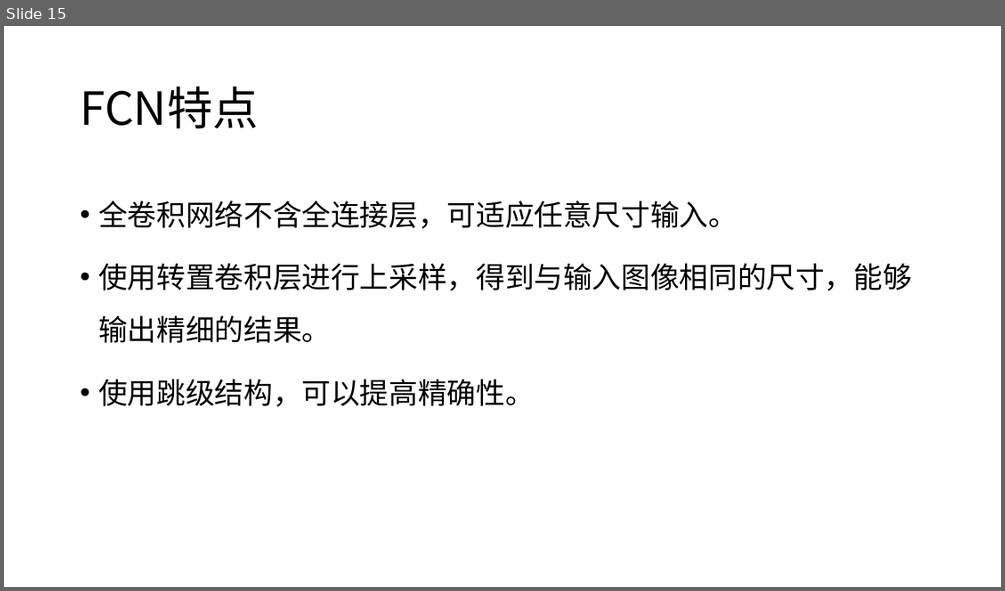
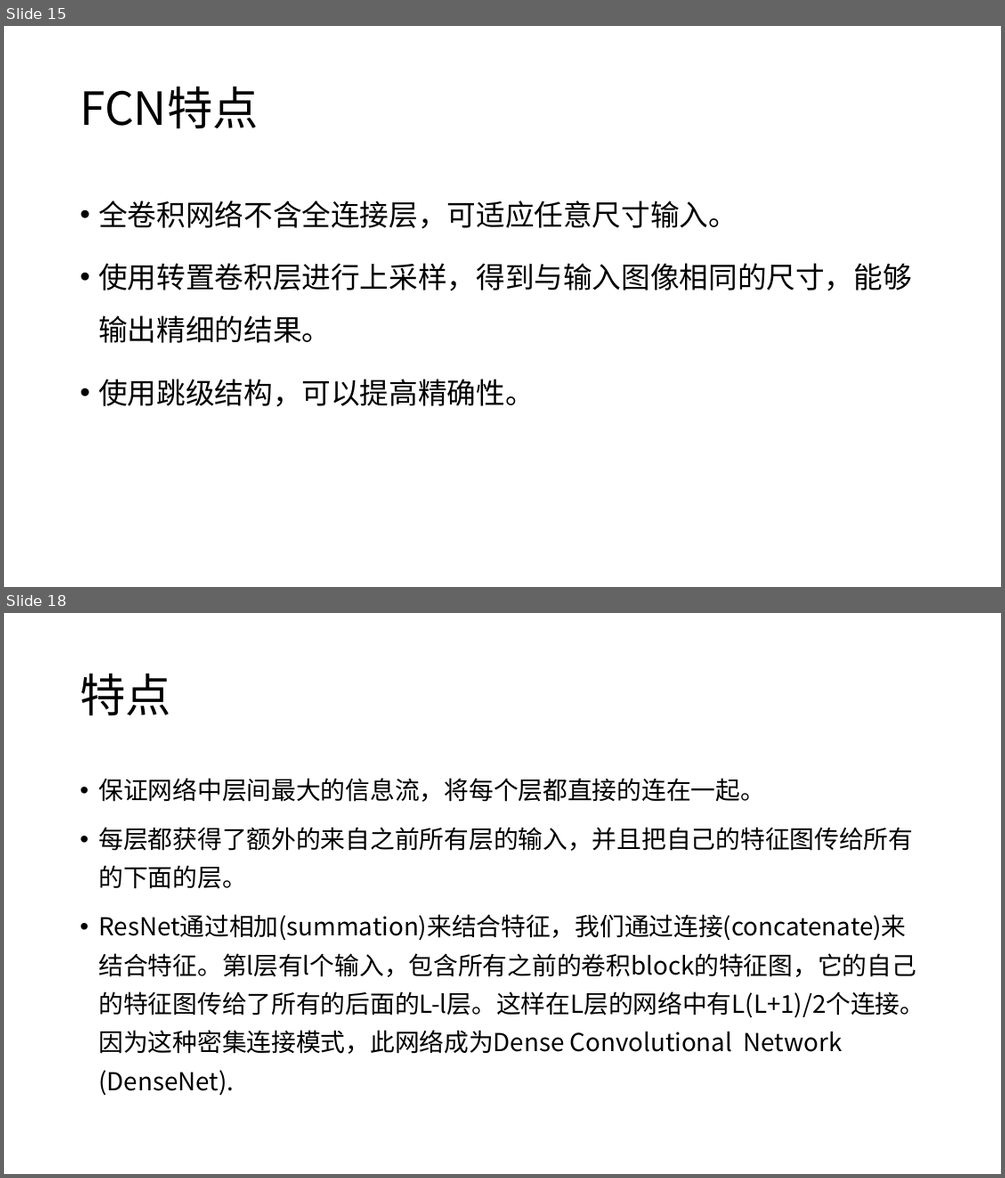
Before and after one commit to XianzhengWU/deeplearning_papernotes, a slide deck: 第二次组会_2018.10.15.pptx. Shown one above the other, each under a label of ours: slide 15 before the commit, slides 15 and 18 after it; the slides between them are not shown. The pictures are 1005x591 and 1005x1178 pixels, drawn with LibreOffice and Linux fonts; fonts in the diff are those of the drawing. Boxes give left, top, right and bottom in pixels: in the first picture for what was removed or moved away, otherwise in the second. Text is boxed around its words. In the diff, an @@ line names an element or a change of style, - is before the commit and + after.

```diff
--- a/第二次组会_2018.10.15.pptx
+++ b/第二次组会_2018.10.15.pptx
@@ slide 18 added at [4, 613, 1001, 1174], background #FFFFFF @@
@@ title added at [80, 673, 171, 715], 44 pt, text #000000 @@
+特点
@@ text added at [98, 778, 924, 1095], 23.8 pt, text #000000 @@
+• 保证网络中层间最大的信息流，将每个层都直接的连在一起。
+• 每层都获得了额外的来自之前所有层的输入，并且把自己的特征图传给所有的下面的层。
+• ResNet通过相加(summation)来结合特征，我们通过连接(concatenate)来结合特征。第l层有l个输入，包含所有之前的卷积block的特征图，它的自己的特征图传给了所有的后面的L-l层。这样在L层的网络中有L(L+1)/2个连接。因为这种密集连接模式，此网络成为Dense Convolutional Network (DenseNet).
```
Also in this commit, not shown: 10 other slides added, 2 other files.
